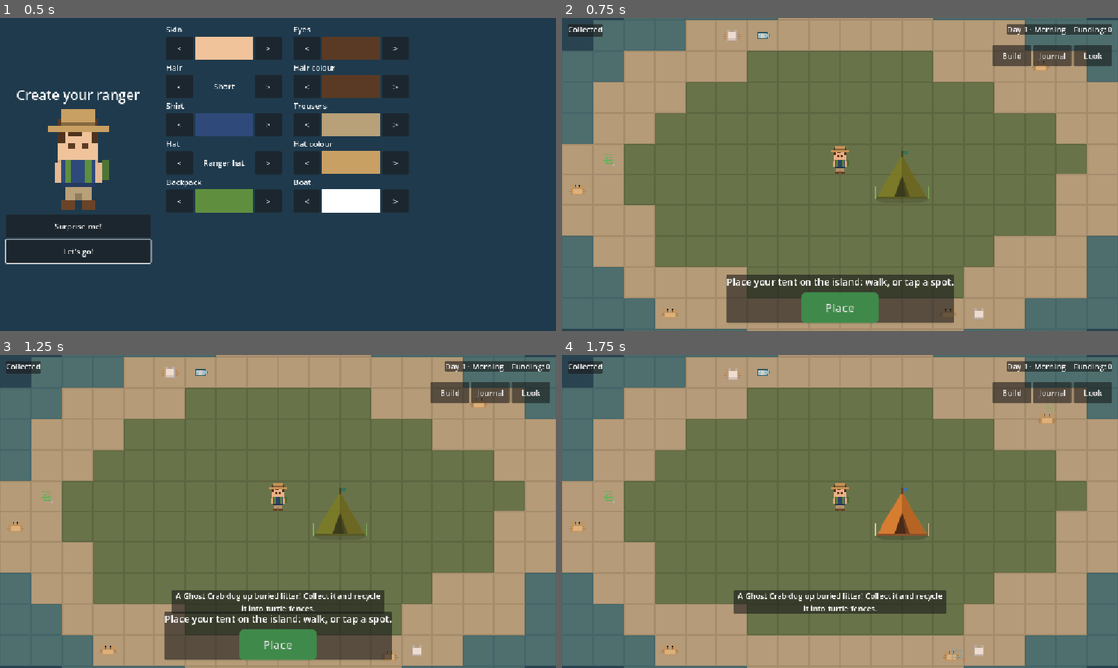
Above: before the commit, frames 1-4 (two rows, left to right).
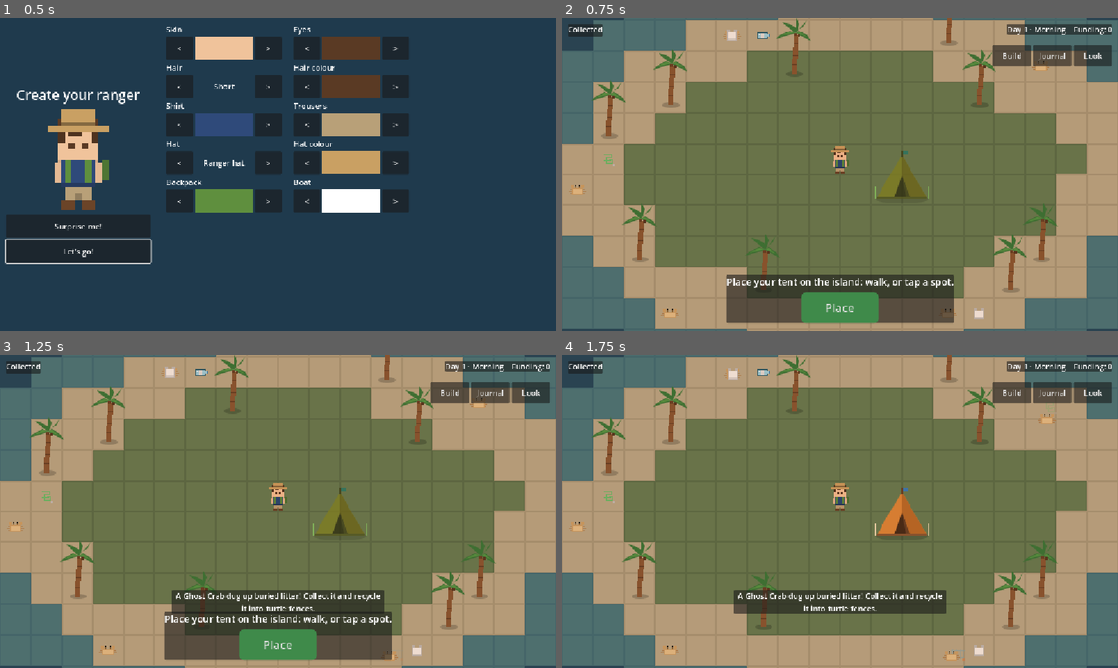
Above: after the commit, the same moments.

Repository: detronics-apps/ocean-haven
Game: Godot game, scene res://scenes/world/ocean_world.tscn
Two runs of this game, one before a commit and one after it. Both use one fixed random seed, a clock stepped at 60 frames per second and the inputs below.
Inputs:
- Up to frame 1 (0.5 s): no input
- Up to frame 2 (0.75 s): click "Let's go!" at 0.5 s
- Up to frame 3 (1.25 s): no input
- Up to frame 4 (1.75 s): click "Place" at 1.25 s

Frame 1 is identical in both runs. In frame 2, 2.2% of the frame differs, in the area x 5-90%, y 0-88%; in frame 3, 2.1%; in frame 4, 2.1%.

Commit message:
Palm trees; E helps the animal in need first; curious animals move on
- 9 palm trees on the starter island. The ranger walks around trunks
  (new 'obstacles' physics layer) and nothing can be built on a tree.
- The world and island sort by depth, so the ranger can stand behind a
  tree; the island ground always draws underneath.
- Fix: with several animals in reach, E went to whichever the engine
  asked first (e.g. photographing a healthy dolphin instead of freeing
  the tangled one). E now goes to one animal: one that needs help
  first, then the nearest. Only that one shows 'E / tap'; the others
  show 'Tap' so you can still pick a specific one.
- Curious animals keep the ranger company for ~20 s, then get on with
  their day (dolphins no longer trail you forever).
- tests/test_trees.gd; test_animals covers the E priority.

Co-Authored-By: Claude Opus 5.5 <noreply@anthropic.com>

Diff:
--- /dev/null
+++ b/assets/environment/vegetation/palm_tree.svg
@@ -0,0 +1,25 @@
+<svg xmlns="http://www.w3.org/2000/svg" width="40" height="64" viewBox="0 0 40 64" shape-rendering="crispEdges">
+  <!-- Placeholder palm tree (3/4 view): shadow, curved trunk, fronds, coconuts. Trunk base at (20, 60). -->
+  <ellipse cx="21" cy="60" rx="9" ry="3" fill="#000000" fill-opacity="0.2"/>
+  <g fill="#8a5a34">
+    <rect x="18" y="44" width="5" height="16"/>
+    <rect x="19" y="32" width="5" height="12"/>
+    <rect x="20" y="20" width="5" height="12"/>
+  </g>
+  <g fill="#6b4428">
+    <rect x="18" y="50" width="5" height="1"/><rect x="19" y="40" width="5" height="1"/><rect x="20" y="28" width="5" height="1"/>
+  </g>
+  <g fill="#3f7a3a">
+    <polygon points="22,18 2,24 6,20 16,15"/>
+    <polygon points="22,18 38,26 34,20 26,15"/>
+    <polygon points="22,18 8,6 16,8 24,13"/>
+    <polygon points="22,18 34,4 30,11 25,14"/>
+    <polygon points="22,18 22,2 26,8 24,14"/>
+  </g>
+  <g fill="#5a9a48">
+    <polygon points="22,17 6,21 16,16"/>
+    <polygon points="22,17 34,22 26,16"/>
+  </g>
+  <rect x="20" y="18" width="3" height="3" fill="#6b4428"/>
+  <rect x="24" y="19" width="3" height="3" fill="#5a3a22"/>
+</svg>
--- a/project.godot
+++ b/project.godot
@@ -78,6 +78,7 @@
 2d_physics/layer_2="player"
 2d_physics/layer_3="land"
 2d_physics/layer_4="boat"
+2d_physics/layer_5="obstacles"
 
 [physics]
 
--- a/scenes/islands/starter_island.tscn
+++ b/scenes/islands/starter_island.tscn
@@ -1,9 +1,57 @@
 [gd_scene format=4]
 
 [ext_resource type="TileSet" path="res://assets/tilesets/placeholder_tileset.tres" id="1_s0v0f"]
+[ext_resource type="PackedScene" path="res://scenes/world/palm_tree.tscn" id="2_36cgk"]
 
 [node name="StarterIsland" type="Node2D" unique_id=103628659]
+y_sort_enabled = true
 
 [node name="Ground" type="TileMapLayer" parent="." unique_id=1535269268 groups=["ground"]]
+z_index = -1
 tile_map_data = PackedByteArray("AAD7//n/AAAAAAAAAAD8//n/AAAAAAAAAAD9//n/AAAAAAAAAAD+//n/AAAAAAAAAAD///n/AAAAAAAAAAAAAP …(4032 unchanged characters)…
 tile_set = ExtResource("1_s0v0f")
+
+[node name="Palm1" type="StaticBody2D" parent="." unique_id=1421392309 groups=["plants"] instance=ExtResource("2_36cgk")]
+position = Vector2(-176, -72)
+collision_layer = 16
+collision_mask = 0
+
+[node name="Palm2" type="StaticBody2D" parent="." unique_id=1392939161 groups=["plants"] instance=ExtResource("2_36cgk")]
+position = Vector2(-208, 88)
+collision_layer = 16
+collision_mask = 0
+
+[node name="Palm3" type="StaticBody2D" parent="." unique_id=106937747 groups=["plants"] instance=ExtResource("2_36cgk")]
+position = Vector2(144, -72)
+collision_layer = 16
+collision_mask = 0
+
+[node name="Palm4" type="StaticBody2D" parent="." unique_id=457748675 groups=["plants"] instance=ExtResource("2_36cgk")]
+position = Vector2(208, 88)
+collision_layer = 16
+collision_mask = 0
+
+[node name="Palm5" type="StaticBody2D" parent="." unique_id=1509240447 groups=["plants"] instance=ExtResource("2_36cgk")]
+position = Vector2(-80, 120)
+collision_layer = 16
+collision_mask = 0
+
+[node name="Palm6" type="StaticBody2D" parent="." unique_id=78563034 groups=["plants"] instance=ExtResource("2_36cgk")]
+position = Vector2(176, 120)
+collision_layer = 16
+collision_mask = 0
+
+[node name="Palm7" type="StaticBody2D" parent="." unique_id=1289674932 groups=["plants"] instance=ExtResource("2_36cgk")]
+position = Vector2(-240, -40)
+collision_layer = 16
+collision_mask = 0
+
+[node name="Palm8" type="StaticBody2D" parent="." unique_id=91649970 groups=["plants"] instance=ExtResource("2_36cgk")]
+position = Vector2(112, -136)
+collision_layer = 16
+collision_mask = 0
+
+[node name="Palm9" type="StaticBody2D" parent="." unique_id=1530628503 groups=["plants"] instance=ExtResource("2_36cgk")]
+position = Vector2(-48, -104)
+collision_layer = 16
+collision_mask = 0
--- a/scenes/player/player.tscn
+++ b/scenes/player/player.tscn
@@ -9,6 +9,7 @@
 
 [node name="Player" type="CharacterBody2D" unique_id=1682992877 groups=["player"]]
 collision_layer = 2
+collision_mask = 17
 motion_mode = 1
 script = ExtResource("1_p47bc")
 
--- a/scenes/world/ocean_world.tscn
+++ b/scenes/world/ocean_world.tscn
@@ -34,6 +34,7 @@
 colors = PackedColorArray(0.5411765, 0.5882353, 0.8, 1, 0.5411765, 0.5882353, 0.8, 1, 0.972549, 0.84705883, 0.76862746, 1, 1, 1, 1, 1, 1, 1, 1, 1, 1, 0.8117647, 0.7058824, 1, 0.7058824, 0.6901961, 0.8627451, 1, 0.5411765, 0.5882353, 0.8, 1)
 
 [node name="OceanWorld" type="Node2D" unique_id=122976242]
+y_sort_enabled = true
 script = ExtResource("1_0ob8n")
 
 [node name="DayNight" type="CanvasModulate" parent="." unique_id=1188207057]
@@ -41,6 +42,7 @@
 colors = SubResource("Gradient_1xntt")
 
 [node name="StarterIsland" type="Node2D" parent="." unique_id=103628659 instance=ExtResource("1_jdf47")]
+y_sort_enabled = true
 
 [node name="Debris1" type="Area2D" parent="." unique_id=1498847274 instance=ExtResource("2_mbqjn")]
 position = Vector2(-520, -150)
@@ -210,6 +212,7 @@
 
 [node name="Player" type="CharacterBody2D" parent="." unique_id=1682992877 groups=["player"] instance=ExtResource("2_b6ysu")]
 collision_layer = 2
+collision_mask = 17
 motion_mode = 1
 script = ExtResource("13_swpth")
 
--- /dev/null
+++ b/scenes/world/palm_tree.tscn
@@ -0,0 +1,17 @@
+[gd_scene format=3]
+
+[ext_resource type="Texture2D" path="res://assets/environment/vegetation/palm_tree.svg" id="1_5dbwd"]
+
+[sub_resource type="CircleShape2D" id="CircleShape2D_lyslg"]
+radius = 5.0
+
+[node name="PalmTree" type="StaticBody2D" unique_id=1421392309 groups=["plants"]]
+collision_layer = 16
+collision_mask = 0
+
+[node name="Trunk" type="CollisionShape2D" parent="." unique_id=955668849]
+shape = SubResource("CircleShape2D_lyslg")
+
+[node name="Sprite2D" type="Sprite2D" parent="." unique_id=1052331004]
+texture = ExtResource("1_5dbwd")
+offset = Vector2(0, -28)
--- a/scripts/animals/animal.gd
+++ b/scripts/animals/animal.gd
@@ -20,6 +20,8 @@
 const DIG_WATCH_RANGE := 250.0
 ## Guiding animals show "follow me" to a ranger within this distance.
 const FOLLOW_HINT_RANGE := 250.0
+## A curious animal keeps the ranger company this long, then gets on with its day.
+const CURIOUS_SECONDS := 20.0
 ## Physics layers: sea animals are blocked by land, land animals by water.
 const WATER_LAYER := 1
 ## Leaving hatchlings are gone once this far from the middle of the world.
@@ -48,6 +50,8 @@
 ## Seconds the ranger has stayed calm nearby, and has watched it while relaxed.
 var _calm := 0.0
 var _watched := 0.0
+## Seconds spent keeping a calm ranger company (see CURIOUS_SECONDS).
+var _company := 0.0
 var _last_ranger_pos := Vector2.INF
 ## Litter this animal is leading the ranger to (trusting dolphins).
 var _guide_to: Node2D
@@ -128,7 +132,7 @@
 			velocity = Vector2.ZERO
 			_rest_left -= delta
 			# A curious animal stays beside a calm ranger rather than wandering off.
-			if _rest_left <= 0.0 and not (data.curious and is_relaxed()):
+			if _rest_left <= 0.0 and not _keeping_company():
 				_maybe_dig()
 				_swim_to(_pick_target(), State.SWIM)
 			return
@@ -166,6 +170,7 @@
 	if distance > data.discover_distance:
 		_calm = 0.0
 		_watched = 0.0
+		_company = 0.0
 		return
 	Journal.discover(data)
 
@@ -179,7 +184,9 @@
 		_calm += delta
 
 	if is_relaxed() and _state != State.FLEE:
-		if data.curious and distance > 48.0 and _state != State.CURIOUS and not _guide_to:
+		if _keeping_company():
+			_company += delta
+		if _keeping_company() and distance > 48.0 and _state != State.CURIOUS and not _guide_to:
 			_swim_to(pos + pos.direction_to(global_position) * 36.0, State.CURIOUS)
 		if distance <= data.interact_distance:
 			_watched += delta
@@ -191,9 +198,9 @@
 		if not is_relaxed():
 			_hint.text = "Stay still so it can relax..."
 		elif tangled:
-			_hint.text = "E / tap: free the %s" % data.display_name.to_lower()
+			_hint.text = "%s: free the %s" % [_key_hint(), data.display_name.to_lower()]
 		else:
-			_hint.text = "E / tap: take a photo"
+			_hint.text = "%s: take a photo" % _key_hint()
 
 
 ## Trusting (relaxed) guides lead the ranger to floating litter they've spotted,
@@ -240,12 +247,45 @@
 
 func _input(event: InputEvent) -> void:
 	# _input (not _unhandled_input) so helping an animal wins over boarding/walking.
-	if not (_hint.visible and is_relaxed()):
-		return
+	if not can_interact():
+		return
+	# A tap picks this exact animal; E goes to one animal only: see _is_first_choice().
 	var tapped := ControlledBody.is_tap(event) and get_global_mouse_position().distance_to(global_position) < 24.0
-	if tapped or event.is_action_pressed("interact"):
+	if tapped or (event.is_action_pressed("interact") and _is_first_choice()):
 		get_viewport().set_input_as_handled()
 		_interact()
+
+
+## Curious and relaxed, and hasn't had enough of the ranger's company yet.
+func _keeping_company() -> bool:
+	return data.curious and is_relaxed() and _company < CURIOUS_SECONDS
+
+
+## Relaxed and close enough for the ranger to observe, photograph or help it.
+func can_interact() -> bool:
+	return _hint.visible and is_relaxed() and _state != State.GUIDE
+
+
+## With several animals in reach, E goes to one: an animal that needs help first,
+## then the one nearest the ranger.
+func _is_first_choice() -> bool:
+	var ranger := ControlledBody.active(get_tree())
+	if not ranger:
+		return false
+	var best: Animal = null
+	for other: Animal in get_tree().get_nodes_in_group("animals"):
+		if not other.can_interact():
+			continue
+		if not best or (other.tangled and not best.tangled) or (other.tangled == best.tangled
+				and other.global_position.distance_to(ranger.global_position)
+				< best.global_position.distance_to(ranger.global_position)):
+			best = other
+	return best == self
+
+
+## "E / tap" on the animal E will act on; just "Tap" on the others.
+func _key_hint() -> String:
+	return "E / tap" if _is_first_choice() else "Tap"
 
 
 func _interact() -> void:
--- a/scripts/buildings/build_mode.gd
+++ b/scripts/buildings/build_mode.gd
@@ -66,6 +66,9 @@
 			if Terrain.at(get_tree(), Terrain.centre_of(cell + Vector2i(x, y))) not in data.terrain:
 				return false
 	var footprint := Rect2i(cell, data.size)
+	for plant: Node2D in get_tree().get_nodes_in_group("plants"):
+		if footprint.has_point(Terrain.cell_of(plant.global_position)):
+			return false  # trees are in the way
 	for other: Building in get_tree().get_nodes_in_group("buildings"):
 		if other.rect().intersects(footprint) and other.data.id != data.replaces:
 			return false
--- a/tests/test_animals.gd
+++ b/tests/test_animals.gd
@@ -61,6 +61,25 @@
 		crab_fled = crab_fled or crab.get("_state") == 2
 	_expect(crab_fled, "crab dashes off when rushed")
 
+	# --- Two dolphins in reach, one tangled: E helps the tangled one ---
+	var healthy: Node2D = world.get_node("Dolphin1")
+	var caught: Node2D = world.get_node("Dolphin2")
+	caught.global_position = healthy.global_position + Vector2(30, 0)
+	player.global_position = healthy.global_position + Vector2(-2000, 0)
+	await physics_frame
+	player.global_position = healthy.global_position + Vector2(-20, 40)  # one jump, then stay still
+	for i in 150:
+		await physics_frame
+	var journal_before: int = root.get_node("Journal").photos(&"bottlenose_dolphin")
+	var e := InputEventAction.new()
+	e.action = &"interact"
+	e.pressed = true
+	root.push_input(e)
+	for i in 3:
+		await physics_frame
+	_expect(not caught.tangled, "E frees the tangled dolphin first")
+	_expect(root.get_node("Journal").photos(&"bottlenose_dolphin") == journal_before, "not a photo of the other one")
+
 	# --- A trusting dolphin leads you to litter ---
 	var guide: Node2D = world.get_node("Dolphin1")
 	player.global_position = guide.global_position + Vector2(90, 0)  # arrive (a jump), then stay calm
--- /dev/null
+++ b/tests/test_trees.gd
@@ -0,0 +1,49 @@
+extends SceneTree
+## Palm trees: the ranger walks around trunks (can't pass through), nothing can
+## be built on top of a tree, and the world sorts by depth so the ranger can
+## stand behind a tree while the island ground always stays underneath.
+## Run: godot --headless --path . --script res://tests/test_trees.gd --quit-after 200000
+
+var _failed := false
+
+
+func _initialize() -> void:
+	await process_frame
+	var world: Node2D = load("res://scenes/world/ocean_world.tscn").instantiate()
+	root.add_child(world)
+	var trees := get_nodes_in_group("plants")
+	_expect(trees.size() >= 6, "palm trees grow on the island (%d)" % trees.size())
+	var tree: Node2D = trees[0]
+	var player: Node2D = world.get_node("Player")
+
+	# --- Can't walk through a trunk ---
+	player.global_position = tree.global_position + Vector2(-40, 0)
+	await physics_frame
+	Input.action_press("move_right")
+	for i in 60:
+		await physics_frame
+	Input.action_release("move_right")
+	_expect(player.global_position.x < tree.global_position.x - 6.0,
+		"ranger stops at the trunk (%.0f px short)" % (tree.global_position.x - player.global_position.x))
+
+	# --- Can't build on a tree ---
+	var build_mode: Node = world.get_node("BuildMode")
+	var tent: Resource = load("res://data/buildings/tent.tres")
+	build_mode.start(tent, true)
+	var cell := Vector2i((tree.global_position / 32.0).floor())
+	_expect(not build_mode.can_place(tent, cell), "can't put a tent on a tree")
+	build_mode.set("_free", false)
+	build_mode.cancel()
+
+	# --- Depth sorting, ground underneath ---
+	_expect(world.y_sort_enabled and world.get_node("StarterIsland").y_sort_enabled, "world sorts by depth")
+	_expect((world.get_node("StarterIsland/Ground") as CanvasItem).z_index < 0, "ground always drawn underneath")
+
+	if not _failed:
+		print("PASS")
+	quit(1 if _failed else 0)
+
+
+func _expect(ok: bool, what: String) -> void:
+	print("%s: %s" % [what, "ok" if ok else "FAILED"])
+	_failed = _failed or not ok
Not shown, added: assets/environment/vegetation/palm_tree.svg.import
Not shown, changed: CLAUDE.md
